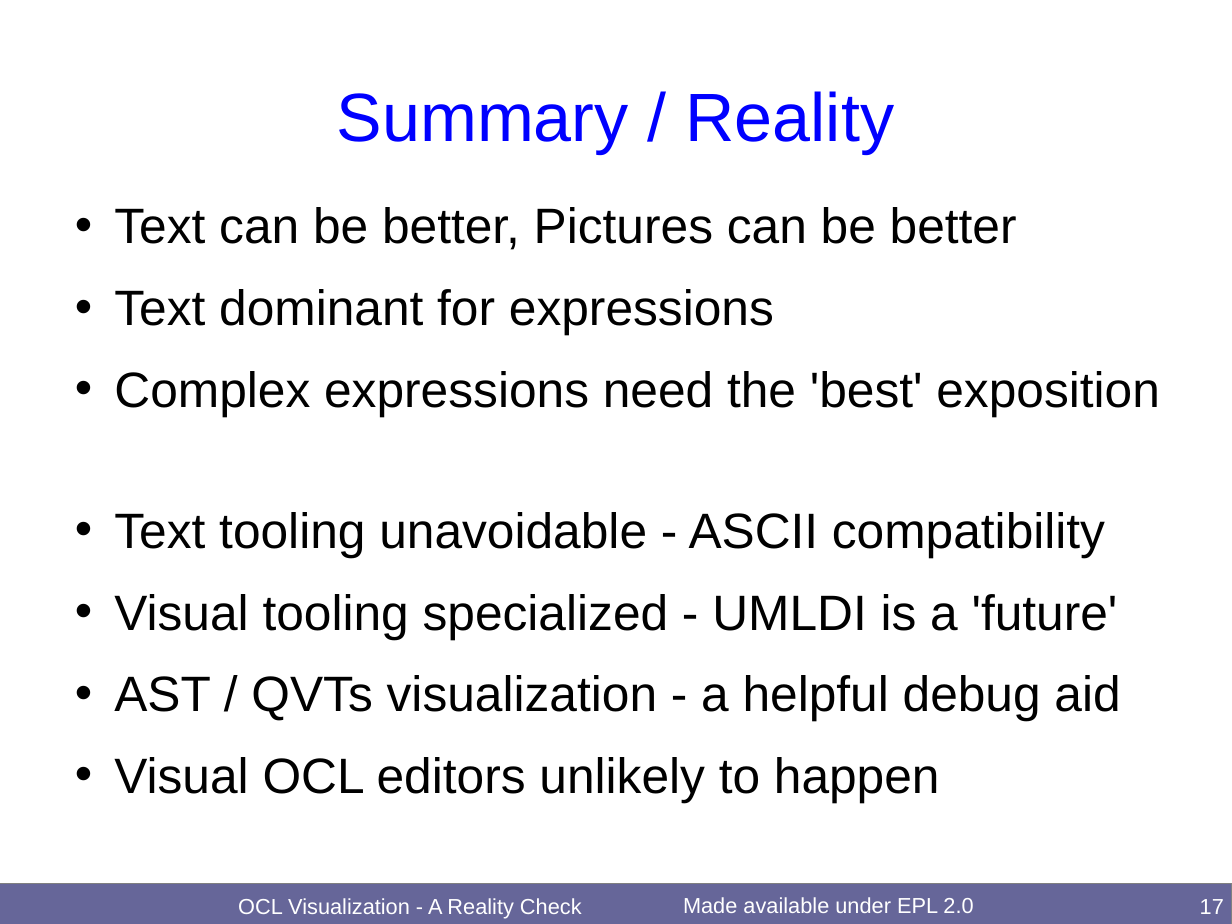
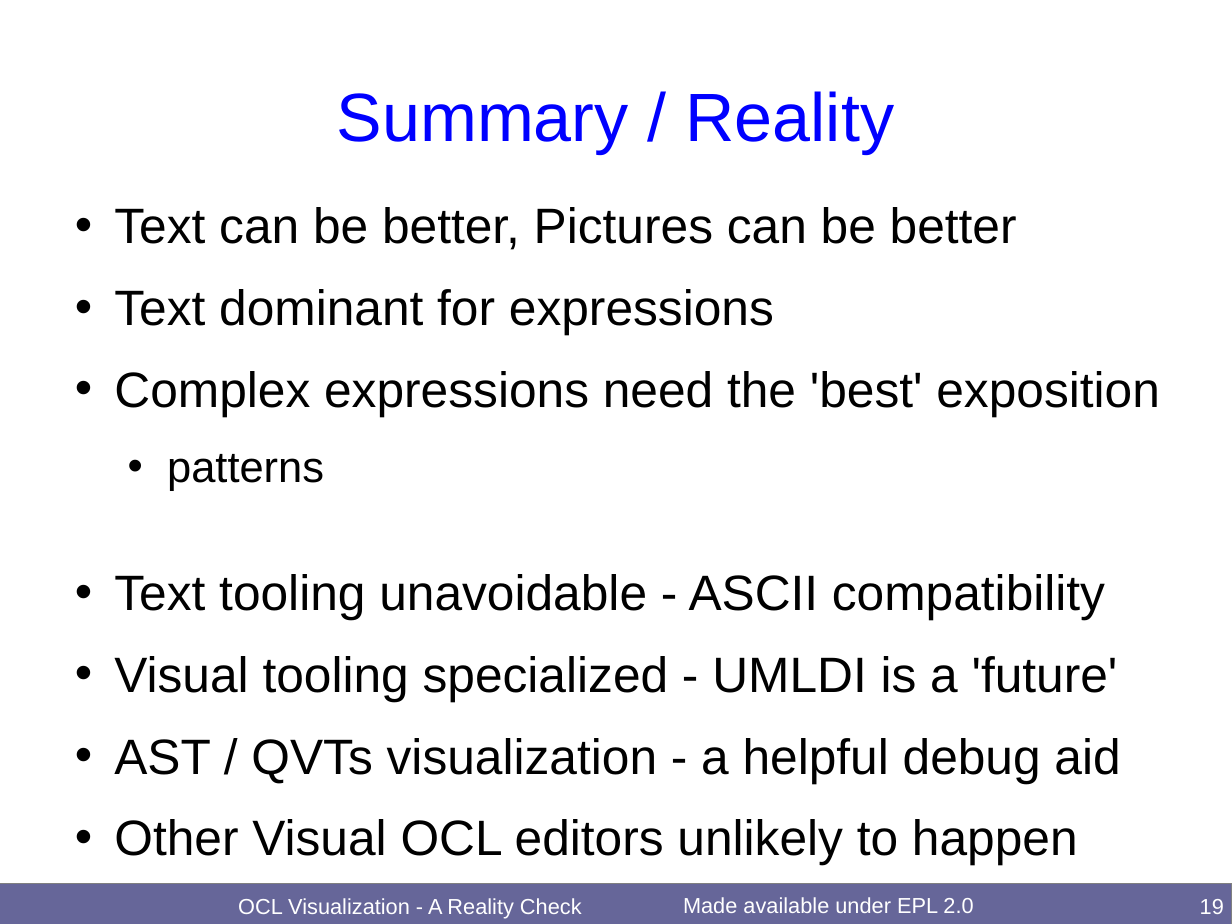
Before and after one commit to eclipse-ocl/ocl-website, a slide deck: slide 19 of ocl/docs/publications/OCL2019Visuals/OCLVisualization.odp (slide 17 before the commit). Drawn at 1232x924 pixels with LibreOffice and Linux fonts; fonts in the diff are those of the drawing. Boxes give left, top, right and bottom in pixels: in the first picture for what was removed or moved away, otherwise in the second. Text is boxed around its words. In the diff, an @@ line names an element or a change of style, - is before the commit and + after.

Commit message:
[ocl] Final Keynote / Visualization / Map Type slides

```diff
--- a/ocl/docs/publications/OCL2019Visuals/OCLVisualization.odp
+++ b/ocl/docs/publications/OCL2019Visuals/OCLVisualization.odp
@@ text at (167, 454, 324, 491): paragraph added @@
+  • patterns
@@ text at (114, 819, 1078, 865): text changed @@
-• Visual OCL editors unlikely to happen
+• Other Visual OCL editors unlikely to happen
@@ page number at (1200, 899, 1224, 914): text changed @@
-17
+19
```
Also in this commit, not shown: 4 other slides changed, 2 slides added, 2 other files.
